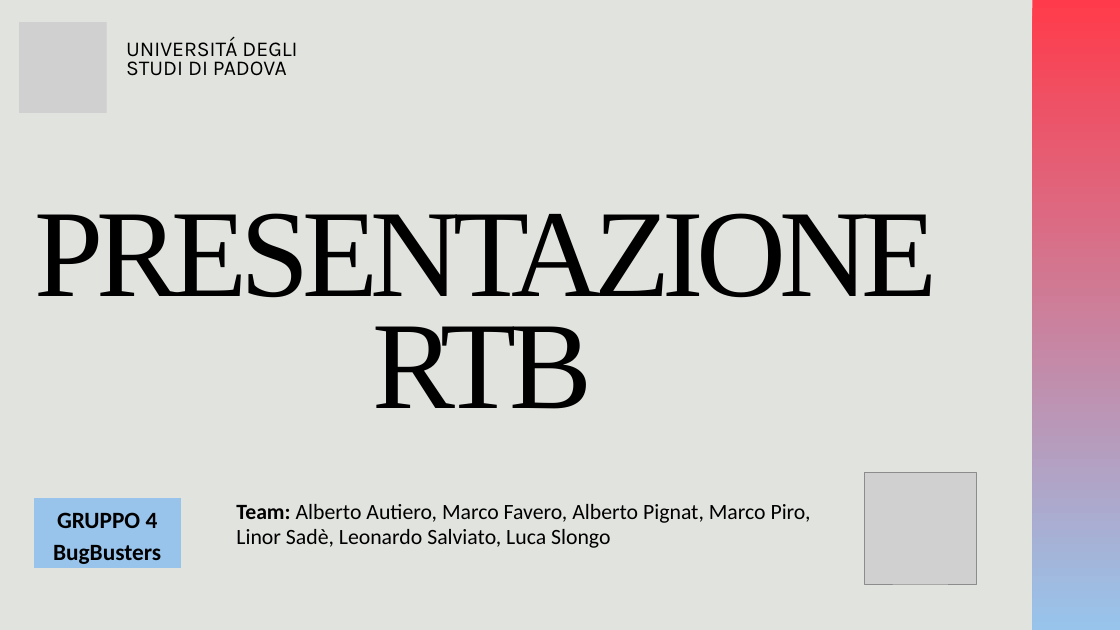
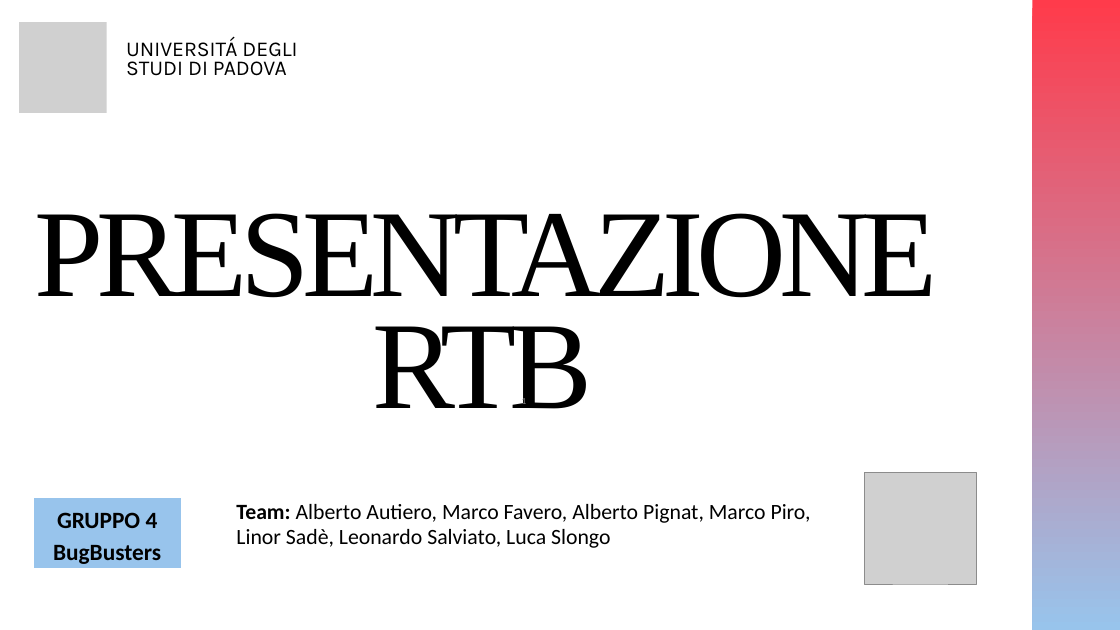
Before and after one commit to BugBustersUnipd/DocumentazioneSWE, a slide deck: slide 1 of RTB/PRESENTAZIONE RTB/Presentazione RTB.pptx. Drawn at 1120x630 pixels with LibreOffice and Linux fonts; fonts in the diff are those of the drawing; grey boxes stand for pictures. Boxes give left, top, right and bottom in pixels: in the first picture for what was removed or moved away, otherwise in the second. Text is boxed around its words. In the diff, an @@ line names an element or a change of style, - is before the commit and + after.

```diff
--- a/RTB/PRESENTAZIONE RTB/Presentazione RTB.pptx
+++ b/RTB/PRESENTAZIONE RTB/Presentazione RTB.pptx
@@ background #E1E3DE to #FFFFFF @@
@@ page number added at (522,396,527,404), 12 pt, text #8C8C8C @@
+1
```
Also in this commit, not shown: 8 other slides changed, 1 slide removed, 1 other file.
